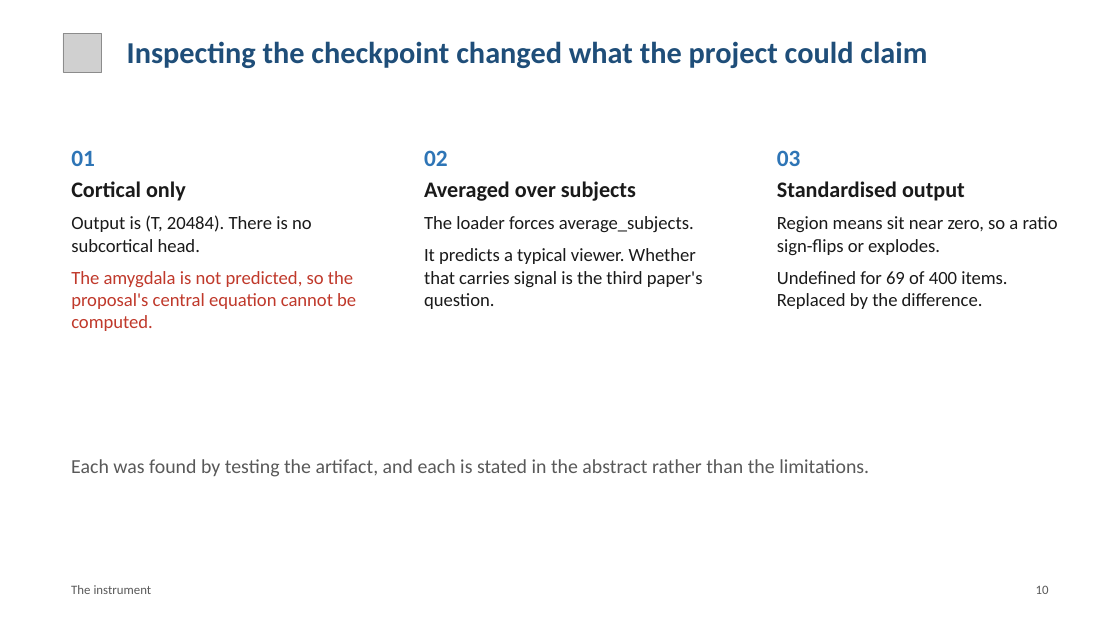
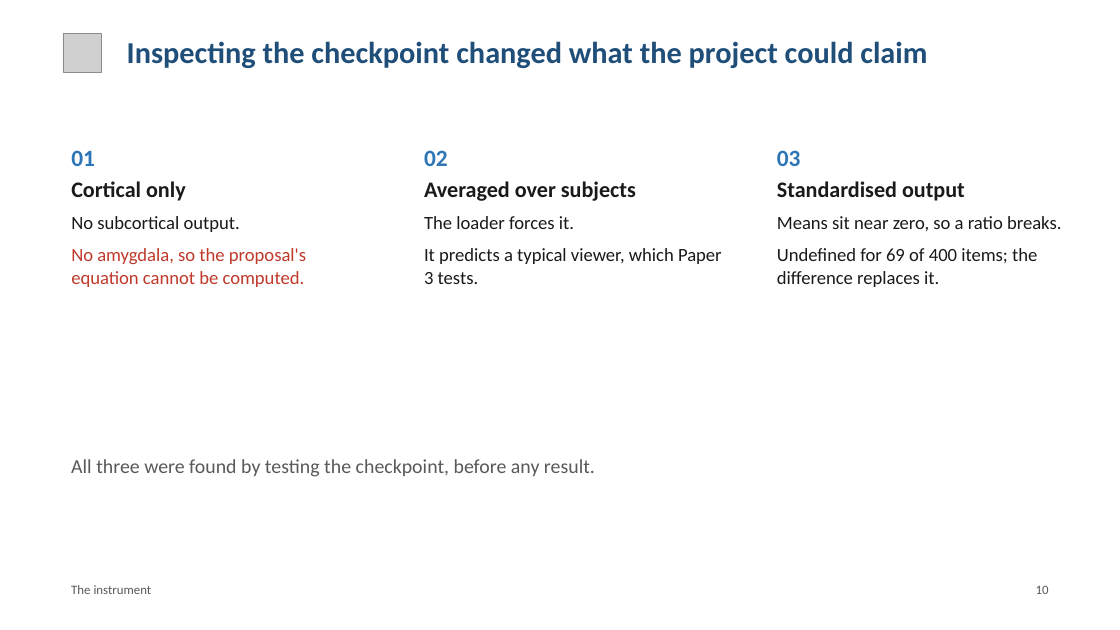
Before and after one commit to brn-mwai/monarch, a slide deck: slide 10 of docs/defence/Monarch_Defence.pptx. Drawn at 1120x630 pixels with LibreOffice and Linux fonts; fonts in the diff are those of the drawing; grey boxes stand for pictures. Boxes give left, top, right and bottom in pixels: in the first picture for what was removed or moved away, otherwise in the second. Text is boxed around its words. In the diff, an @@ line names an element or a change of style, - is before the commit and + after.

```diff
--- a/docs/defence/Monarch_Defence.pptx
+++ b/docs/defence/Monarch_Defence.pptx
@@ text at box(71, 216, 306, 287): text changed @@
-Output is (T, 20484). There is no subcortical head.
-The amygdala is not predicted, so the proposal's central equation cannot be computed.
+No subcortical output.
+No amygdala, so the proposal's equation cannot be computed.
@@ text at box(424, 216, 722, 284): text changed @@
-The loader forces average_subjects.
-It predicts a typical viewer. Whether that carries signal is the third paper's question.
+The loader forces it.
+It predicts a typical viewer, which Paper 3 tests.
@@ text at box(777, 216, 1061, 287): text changed @@
-Region means sit near zero, so a ratio sign-flips or explodes.
-Undefined for 69 of 400 items. Replaced by the difference.
+Means sit near zero, so a ratio breaks.
+Undefined for 69 of 400 items; the difference replaces it.
@@ text at box(71, 459, 595, 477): text changed @@
-Each was found by testing the artifact, and each is stated in the abstract rather than the limitations.
+All three were found by testing the checkpoint, before any result.
```
Also in this commit, not shown: 12 other slides changed, 3 other files.
